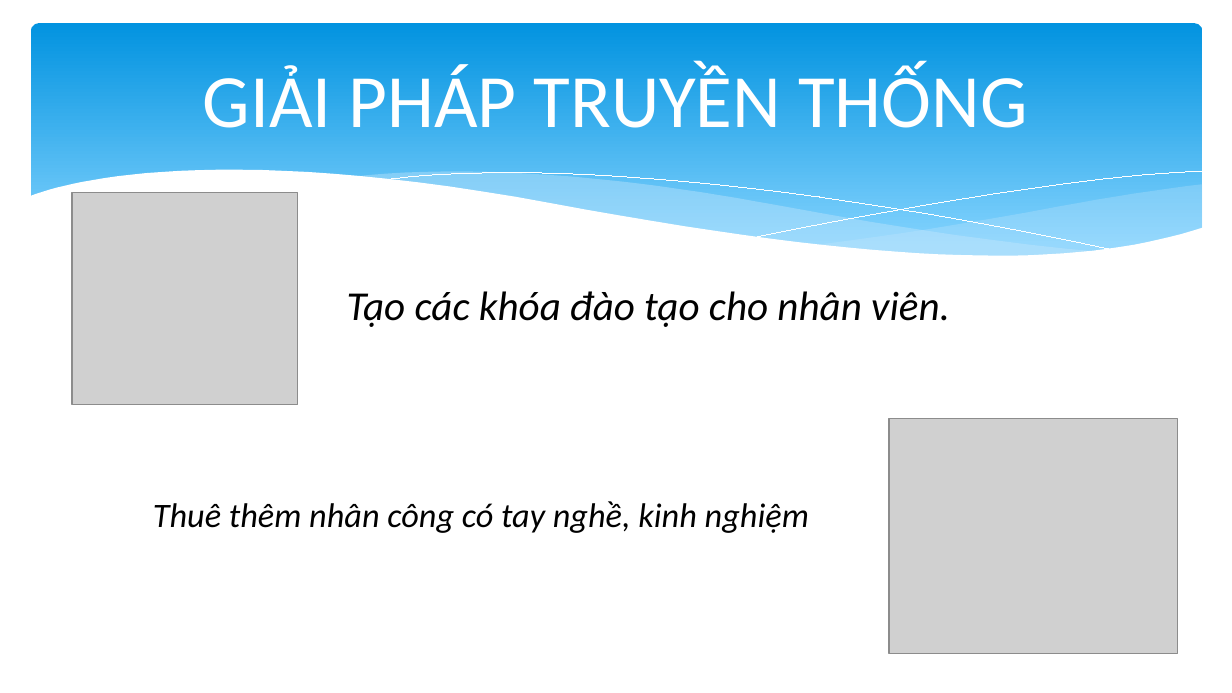
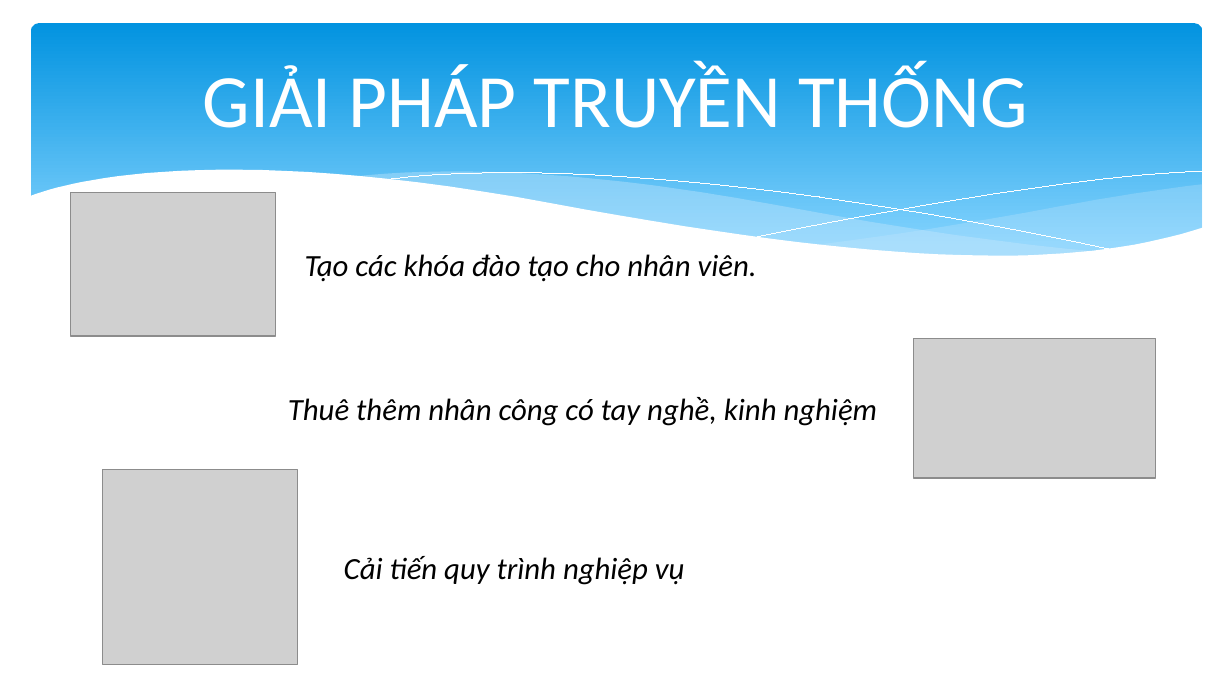
Before and after one commit to quoctrungdh/TaxiApp, a slide deck: slide 5 of BaoCao.pptx. Drawn at 1232x693 pixels with LibreOffice and Linux fonts; fonts in the diff are those of the drawing; grey boxes stand for pictures. Boxes give left, top, right and bottom in pixels: in the first picture for what was removed or moved away, otherwise in the second. Text is boxed around its words. In the diff, an @@ line names an element or a change of style, - is before the commit and + after.

Commit message:
Update Again

```diff
--- a/BaoCao.pptx
+++ b/BaoCao.pptx
@@ picture: place and size @@
-picture at bbox=[71, 192, 297, 404]
+picture at bbox=[70, 192, 276, 335]
@@ text "Tạo các khóa đào tạo ...": place and size @@
-text "Tạo các khóa đào tạo ..." at bbox=[347, 291, 950, 327]
+text "Tạo các khóa đào tạo ..." at bbox=[305, 254, 757, 282]
@@ text "Tạo các khóa đào tạo ..." at bbox=[305, 254, 757, 282]: size 24 to 18 pt @@
@@ picture: place and size @@
-picture at bbox=[890, 419, 1178, 654]
+picture at bbox=[914, 339, 1156, 478]
@@ text "Thuê thêm nhân công có ...": place and size @@
-text "Thuê thêm nhân công có ..." at bbox=[153, 501, 809, 533]
+text "Thuê thêm nhân công có ..." at bbox=[288, 397, 878, 426]
@@ text "Thuê thêm nhân công có ..." at bbox=[288, 397, 878, 426]: size 20 to 18 pt @@
@@ picture added at bbox=[102, 469, 297, 664] @@
@@ text added at bbox=[344, 556, 685, 585], 18 pt, text #000000, italic @@
+Cải tiến quy trình nghiệp vụ
```
Also in this commit, not shown: 1 other slide changed, 4 slides added, 1 slide removed.
